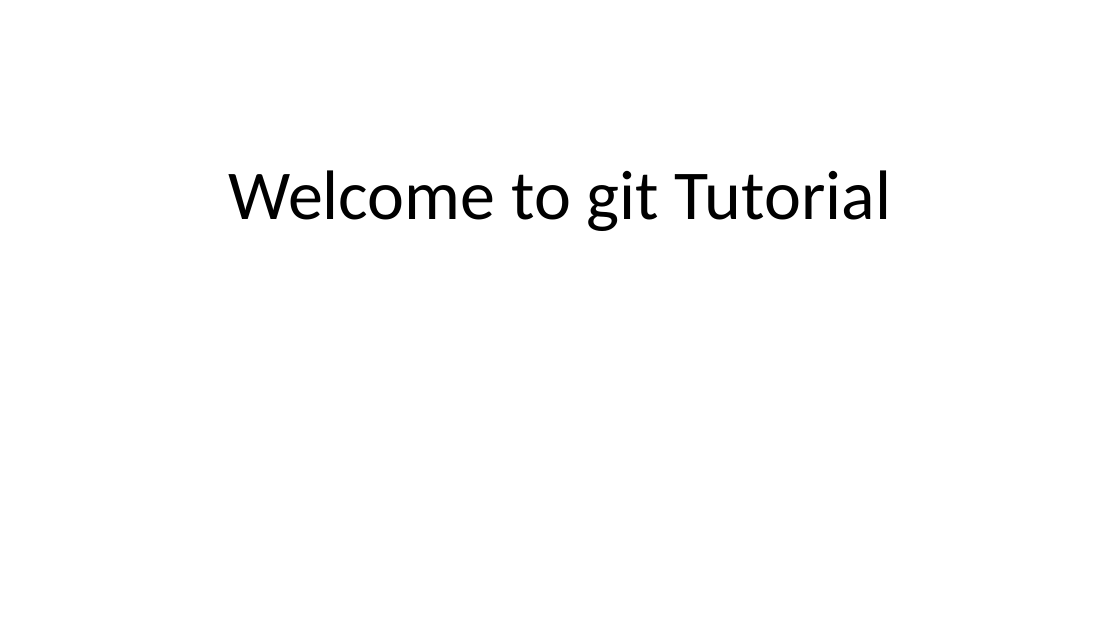
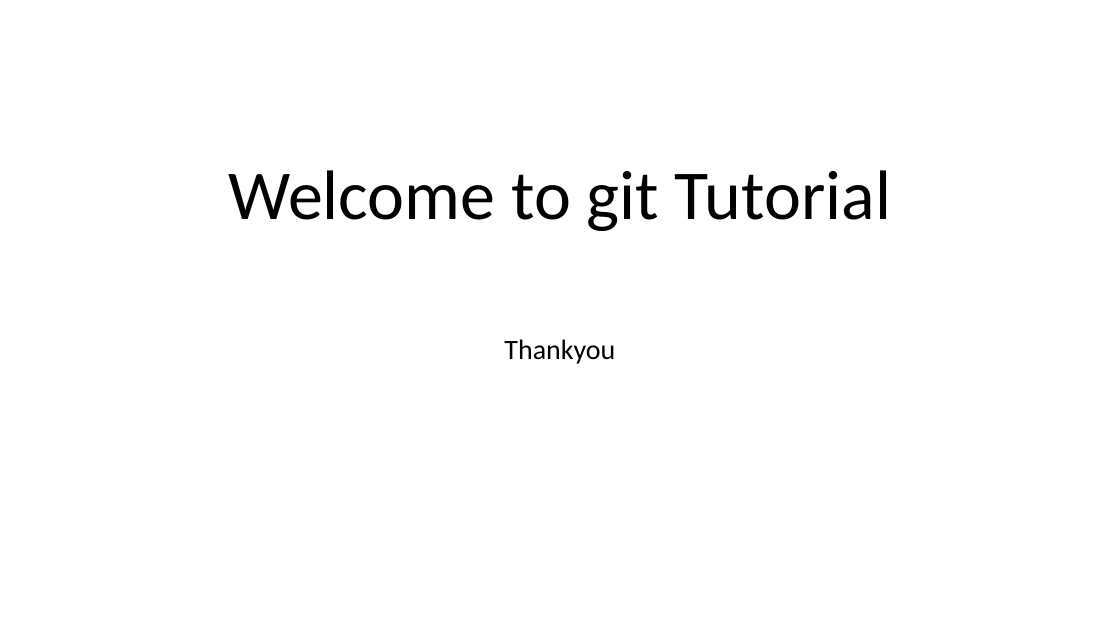
Before and after one commit to yeskeshri1/Practice2, a slide deck: slide 1 of New Microsoft PowerPoint Presentation.pptx. Drawn at 1120x630 pixels with LibreOffice and Linux fonts; fonts in the diff are those of the drawing. Boxes give left, top, right and bottom in pixels: in the first picture for what was removed or moved away, otherwise in the second. Text is boxed around its words. In the diff, an @@ line names an element or a change of style, - is before the commit and + after.

```diff
--- a/New Microsoft PowerPoint Presentation.pptx
+++ b/New Microsoft PowerPoint Presentation.pptx
@@ subtitle added at bbox=[504, 339, 615, 364], 24 pt, text #000000 @@
+Thankyou
```
Also in this commit, not shown: 2 other files.
